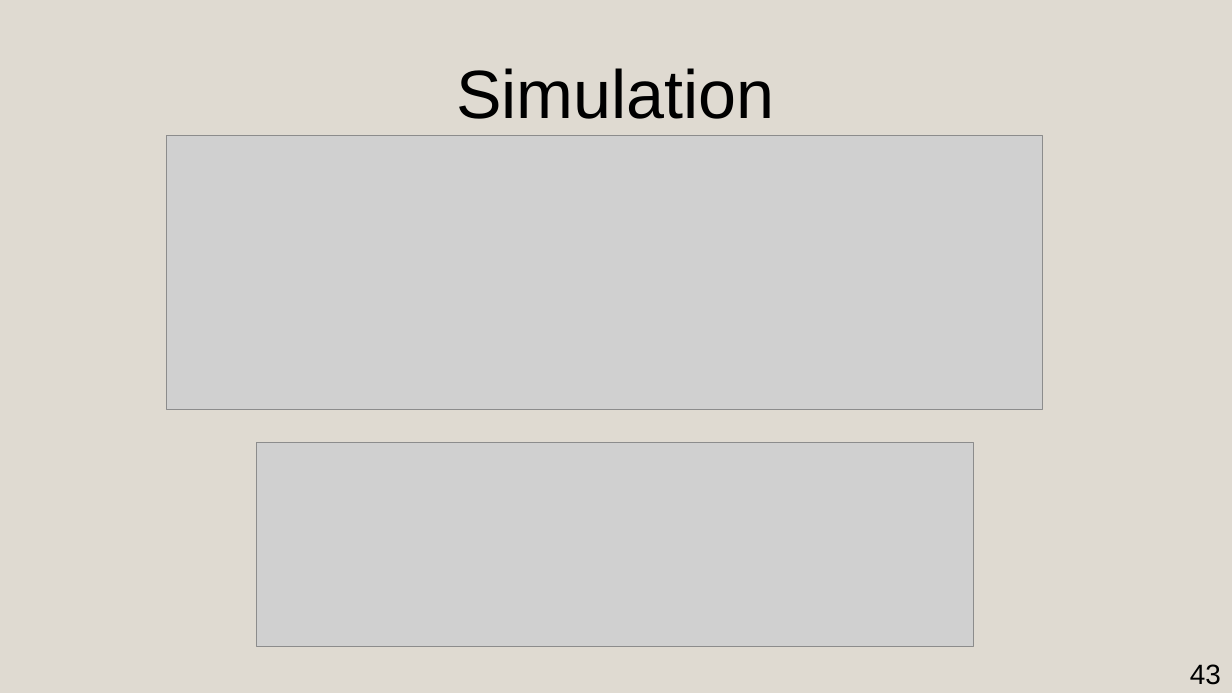
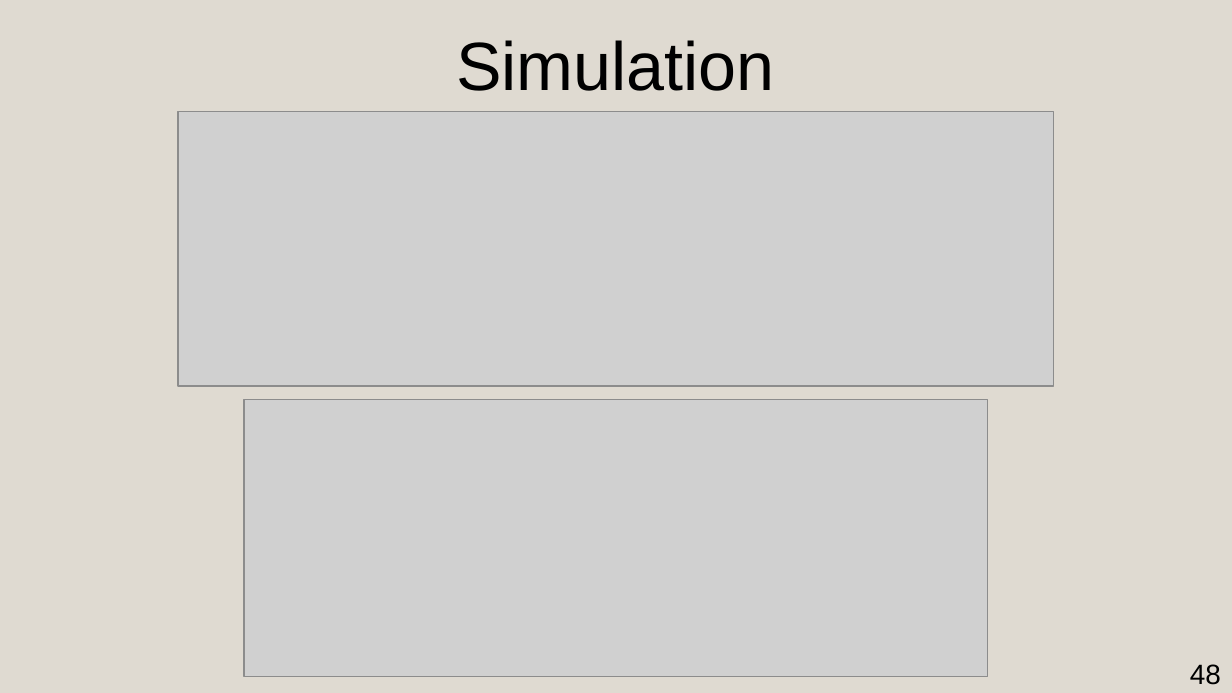
Before and after one commit to AmdaU/presentations, a slide deck: slide 48 of Seminaire/Seminaire.odp (slide 43 before the commit). Drawn at 1232x693 pixels with LibreOffice and Linux fonts; fonts in the diff are those of the drawing; grey boxes stand for pictures. Boxes give left, top, right and bottom in pixels: in the first picture for what was removed or moved away, otherwise in the second. Text is boxed around its words. In the diff, an @@ line names an element or a change of style, - is before the commit and + after.

```diff
--- a/Seminaire/Seminaire.odp
+++ b/Seminaire/Seminaire.odp
@@ title "Simulation": place and size @@
-title "Simulation" at [456, 68, 775, 119]
+title "Simulation" at [456, 40, 775, 91]
@@ picture: place and size @@
-picture at [167, 135, 1043, 410]
+picture at [178, 112, 1054, 387]
@@ picture: place and size @@
-picture at [256, 443, 974, 647]
+picture at [244, 400, 988, 677]
@@ page number at [1190, 664, 1221, 685]: text changed @@
-43
+48
```
Also in this commit, not shown: 4 other slides changed, 5 slides added, 17 other files.
